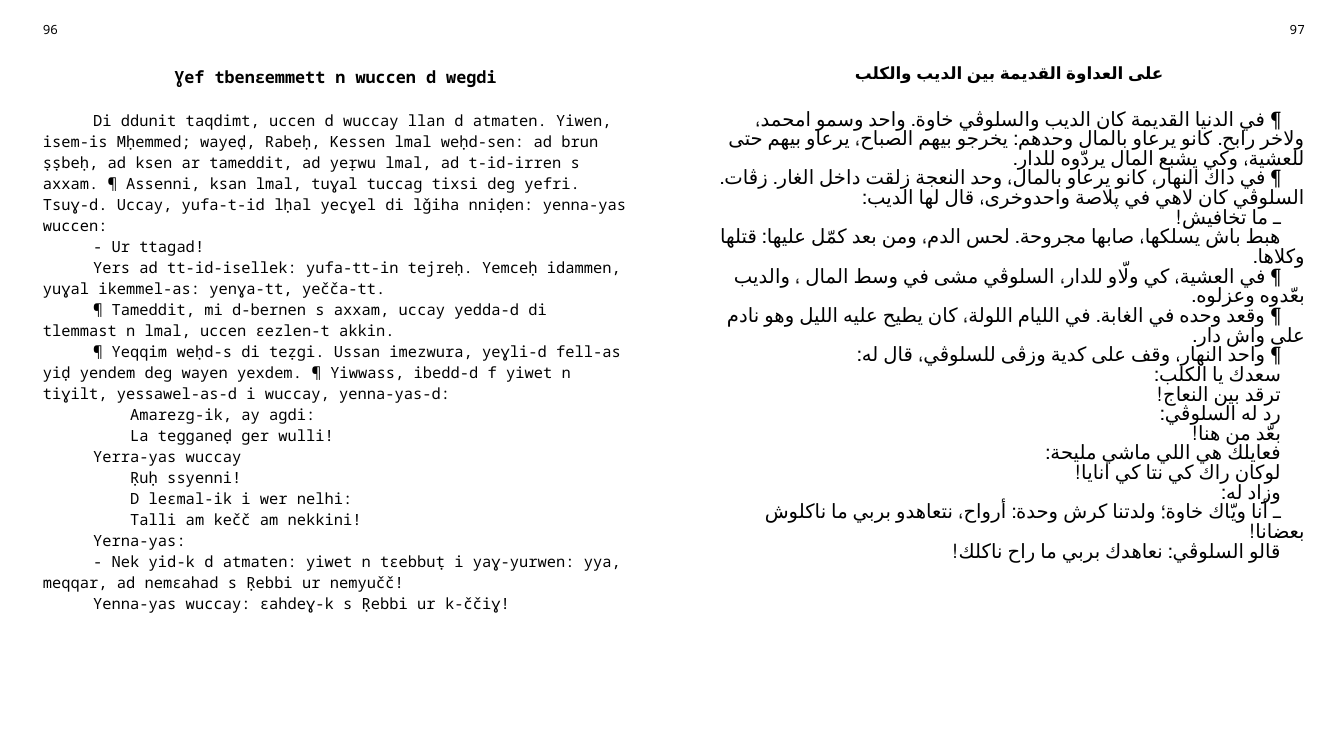
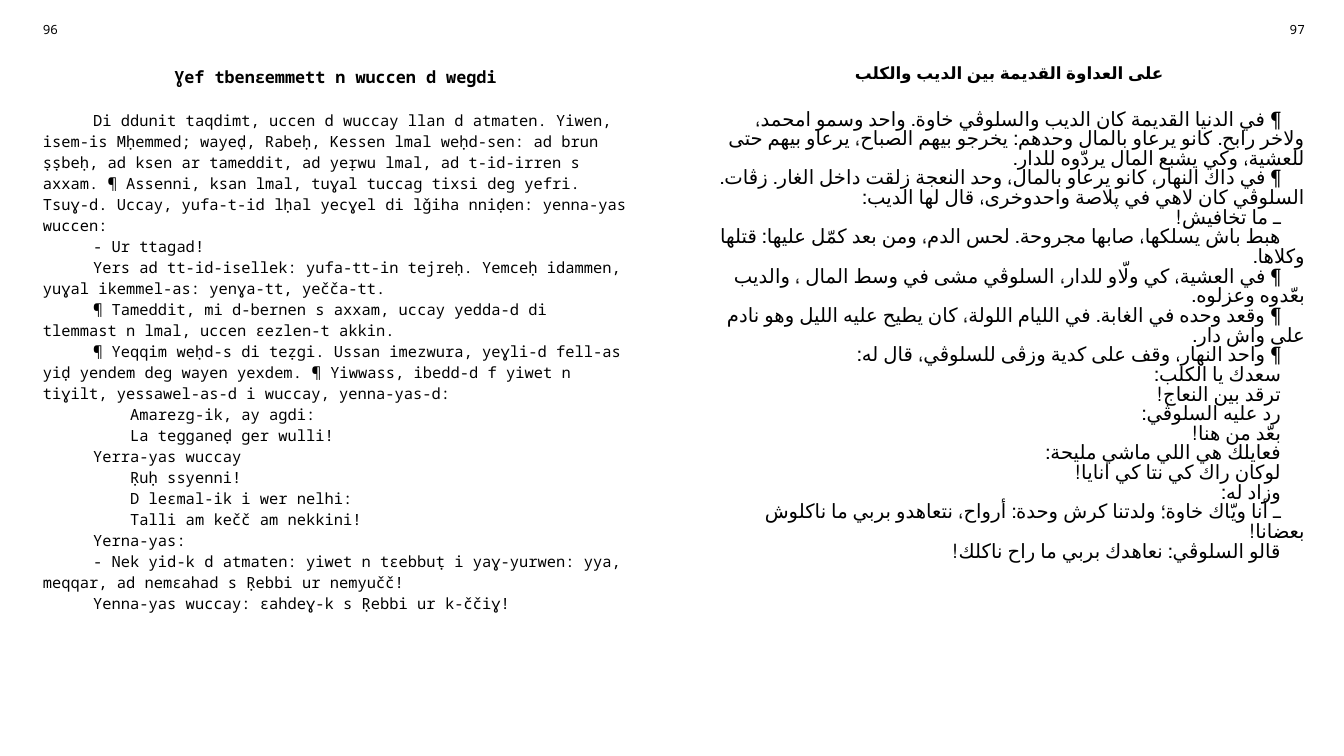
Before and after one commit to sferhah/tamacahut_n_wuccen, a slide deck: slide 44 of Uccen.ConsoleApp/uccen.arq.pptx. Drawn at 1344x756 pixels with LibreOffice and Linux fonts; fonts in the diff are those of the drawing. Boxes give left, top, right and bottom in pixels: in the first picture for what was removed or moved away, otherwise in the second. Text is boxed around its words. In the diff, an @@ line names an element or a change of style, - is before the commit and + after.

```diff
--- a/Uccen.ConsoleApp/uccen.arq.pptx
+++ b/Uccen.ConsoleApp/uccen.arq.pptx
@@ table at (32,16,1315,729) @@
-row 3, column 3: ¶ في الدنيا القديمة كان الديب والسلوڨي خاوة. واحد وسمو امحمد، ولاخر رابح. كانو يرعاو بالمال وحدهم: يخرجو بيهم الصباح، يرعاو بيهم حتى للعشية، وكي يشبع المال يردّوه للدار. / ¶ في داك النهار، كانو يرعاو بالمال، وحد النعجة زلقت داخل الغار. زڨات. السلوڨي كان لاهي في پلاصة واحدوخرى، قال لها الديب: / ـ ما تخافيش! / هبط باش يسلكها، صابها مجروحة. لحس الدم، ومن بعد كمّل عليها: قتلها وكلاها. / ¶ في العشية، كي ولّاو للدار، السلوڨي مشى في وسط المال ، والديب بعّدوه وعزلوه. / ¶ وقعد وحده في الغابة. في الليام اللولة، كان يطيح عليه الليل وهو نادم على واش دار. / ¶ واحد النهار، وقف على كدية وزڨى للسلوڨي، قال له: / سعدك يا الكلب: / ترقد بين النعاج! / رد له السلوڨي: / بعّد من هنا! / فعايلك هي اللي ماشي مليحة: / لوكان راك كي نتا كي انايا! / وزاد له: / ـ أنا ويّاك خاوة؛ ولدتنا كرش وحدة: أرواح، نتعاهدو بربي ما ناكلوش بعضانا! / قالو السلوڨي: نعاهدك بربي ما راح ناكلك!
+row 3, column 3: ¶ في الدنيا القديمة كان الديب والسلوڨي خاوة. واحد وسمو امحمد، ولاخر رابح. كانو يرعاو بالمال وحدهم: يخرجو بيهم الصباح، يرعاو بيهم حتى للعشية، وكي يشبع المال يردّوه للدار. / ¶ في داك النهار، كانو يرعاو بالمال، وحد النعجة زلقت داخل الغار. زڨات. السلوڨي كان لاهي في پلاصة واحدوخرى، قال لها الديب: / ـ ما تخافيش! / هبط باش يسلكها، صابها مجروحة. لحس الدم، ومن بعد كمّل عليها: قتلها وكلاها. / ¶ في العشية، كي ولّاو للدار، السلوڨي مشى في وسط المال ، والديب بعّدوه وعزلوه. / ¶ وقعد وحده في الغابة. في الليام اللولة، كان يطيح عليه الليل وهو نادم على واش دار. / ¶ واحد النهار، وقف على كدية وزڨى للسلوڨي، قال له: / سعدك يا الكلب: / ترقد بين النعاج! / رد عليه السلوڨي: / بعّد من هنا! / فعايلك هي اللي ماشي مليحة: / لوكان راك كي نتا كي انايا! / وزاد له: / ـ أنا ويّاك خاوة؛ ولدتنا كرش وحدة: أرواح، نتعاهدو بربي ما ناكلوش بعضانا! / قالو السلوڨي: نعاهدك بربي ما راح ناكلك!
```
Also in this commit, not shown: 12 other slides changed, 1 other file.
